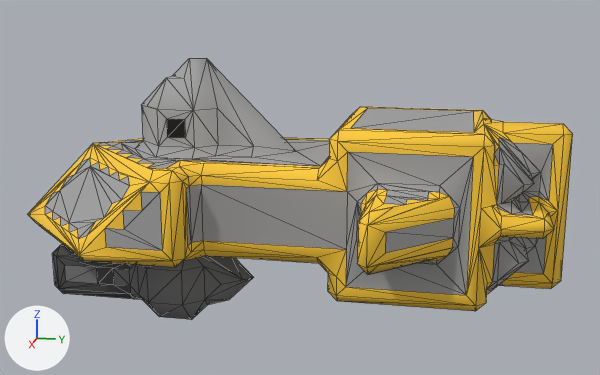
The OBJ model src/jsMain/resources/meshes/mechyrdia-1-pico-class.obj: old version first, new version second.
Both versions are drawn from a camera (50 mm lens) standing at (44.1, 10.0, 19.0) and looking at (-0.3, 1.2, 7.9). Lighting does not change. The marker at lower left points along +X, +Y and +Z. Mesh edges are drawn as thin lines. Where no turn or scale is listed for an object, it has been applied to the vertices.

In view in the first picture: 'mechyrdia-1-pico-class'.
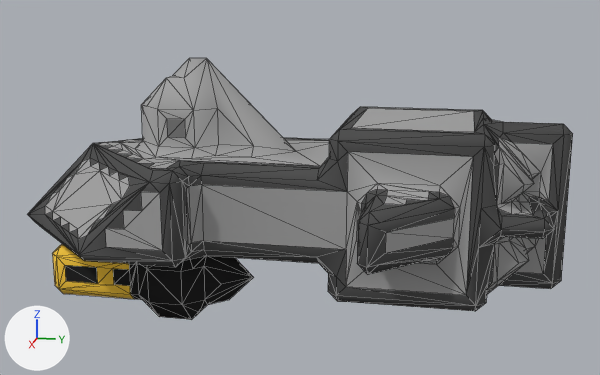
What the commit changed:
me_mechyrdia_1_pico_class is used by ob_mechyrdia_1_pico_class; location (0.0, 0.0, 0.0).
me_mechyrdia_1_pico_class had 702 vertices, 1303 faces and spanned x -8.5..8.5, y -15.5..15.5, z 0.0..15.0.
me_mechyrdia_1_pico_class now has 700 vertices, 1302 faces and spans x -8.5..8.5, y -15.5..15.5, z 0.0..15.0.
Part 1, on me_mechyrdia_1_pico_class:
10 vertices are removed from x -7.5..7.0, y -7.5..13.0, z 0.5..10.5.
189 faces are deleted.
8 vertices are added at x -2.0..8.0, y -13.0..13.0, z 0.5..13.5.
188 new faces join them.
me_mechyrdia_1_pico_class part 2: 663 kept faces spanning x -8.5..8.5, y -15.5..15.5, z 0.0..12.0 get new texture (UV) coordinates.

Where the change shows, as pixel boxes (x1, y1, x2, y2) in the pictures (600 x 375 px; the box of a moved part takes in the faces that stretch with it):
part 1 of me_mechyrdia_1_pico_class, moved or reshaped
    both: (28, 58, 551, 320)
part 2 of me_mechyrdia_1_pico_class, surface changed (yellow to grey)
    both: (27, 107, 573, 311)
